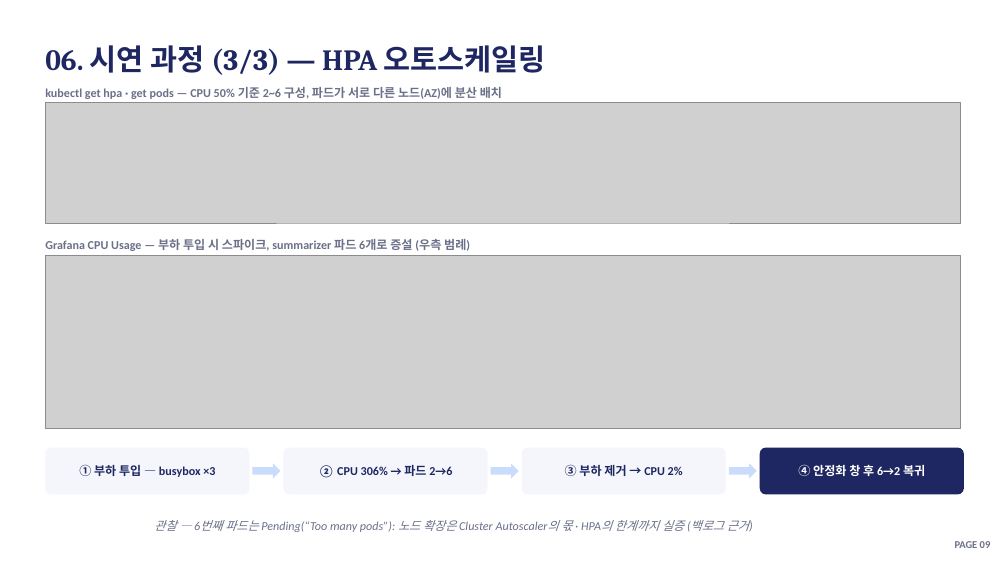
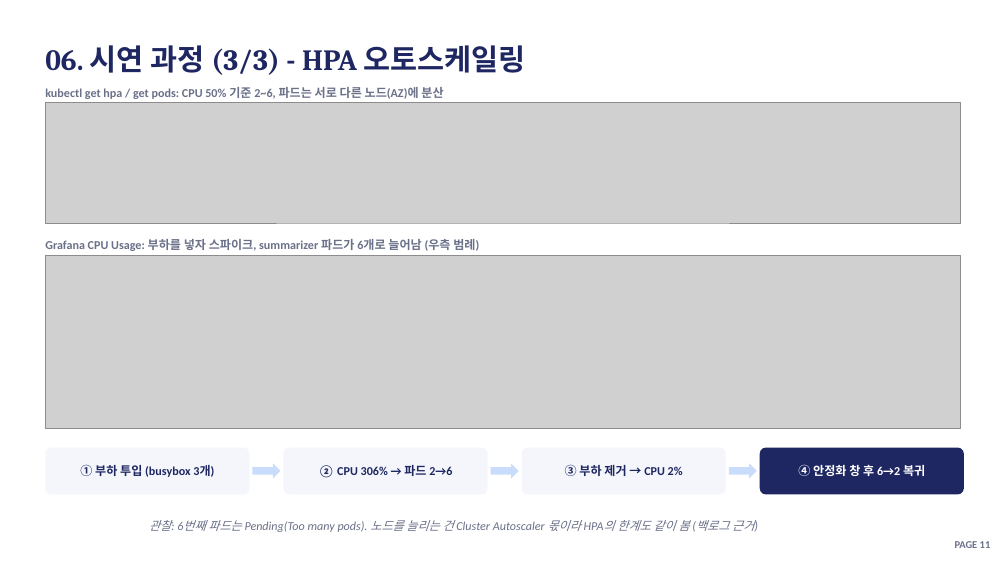
Before and after one commit to soc05272/eks-gitops-portfolio, a slide deck: slide 11 of docs/presentation.pptx. Drawn at 1008x567 pixels with LibreOffice and Linux fonts; fonts in the diff are those of the drawing; grey boxes stand for pictures. Boxes give left, top, right and bottom in pixels: in the first picture for what was removed or moved away, otherwise in the second. Text is boxed around its words. In the diff, an @@ line names an element or a change of style, - is before the commit and + after.

```diff
--- a/docs/presentation.pptx
+++ b/docs/presentation.pptx
@@ text at [45, 45, 525, 75]: text changed @@
-06. 시연 과정 (3/3) — HPA 오토스케일링
+06. 시연 과정 (3/3) - HPA 오토스케일링
@@ text at [45, 87, 443, 99]: text changed @@
-kubectl get hpa · get pods — CPU 50% 기준 2~6 구성, 파드가 서로 다른 노드(AZ)에 분산 배치
+kubectl get hpa / get pods: CPU 50% 기준 2~6, 파드는 서로 다른 노드(AZ)에 분산
@@ text at [45, 239, 479, 251]: text changed @@
-Grafana CPU Usage — 부하 투입 시 스파이크, summarizer 파드 6개로 증설 (우측 범례)
+Grafana CPU Usage: 부하를 넣자 스파이크, summarizer 파드가 6개로 늘어남 (우측 범례)
@@ text at [80, 464, 214, 477]: text changed @@
-① 부하 투입 — busybox ×3
+① 부하 투입 (busybox 3개)
@@ text at [149, 520, 754, 532]: text changed @@
-관찰 — 6번째 파드는 Pending(“Too many pods”): 노드 확장은 Cluster Autoscaler의 몫 · HPA의 한계까지 실증 (백로그 근거)
+관찰: 6번째 파드는 Pending(Too many pods). 노드를 늘리는 건 Cluster Autoscaler 몫이라 HPA의 한계도 같이 봄 (백로그 근거)
@@ text at [955, 541, 991, 548]: text changed @@
-PAGE 09
+PAGE 11
```
Also in this commit, not shown: 18 other slides changed, 1 slide removed, 3 other files.
